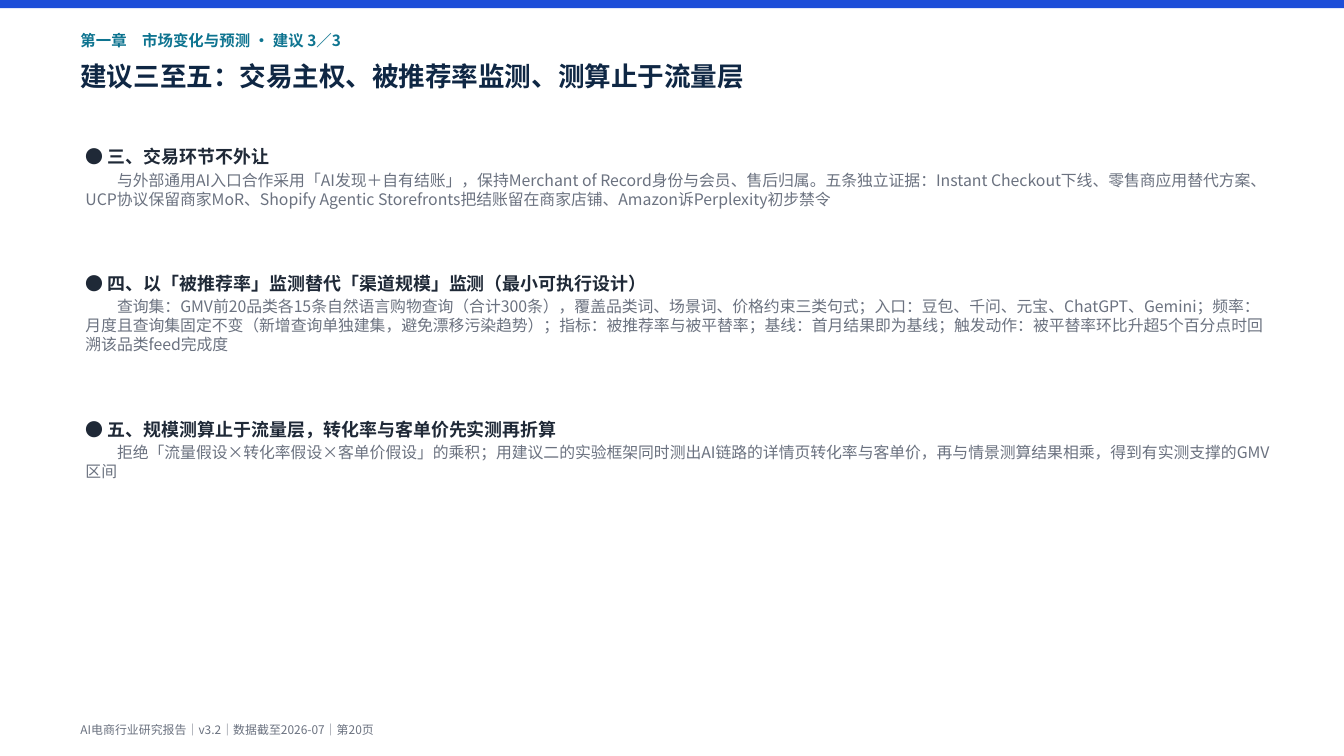
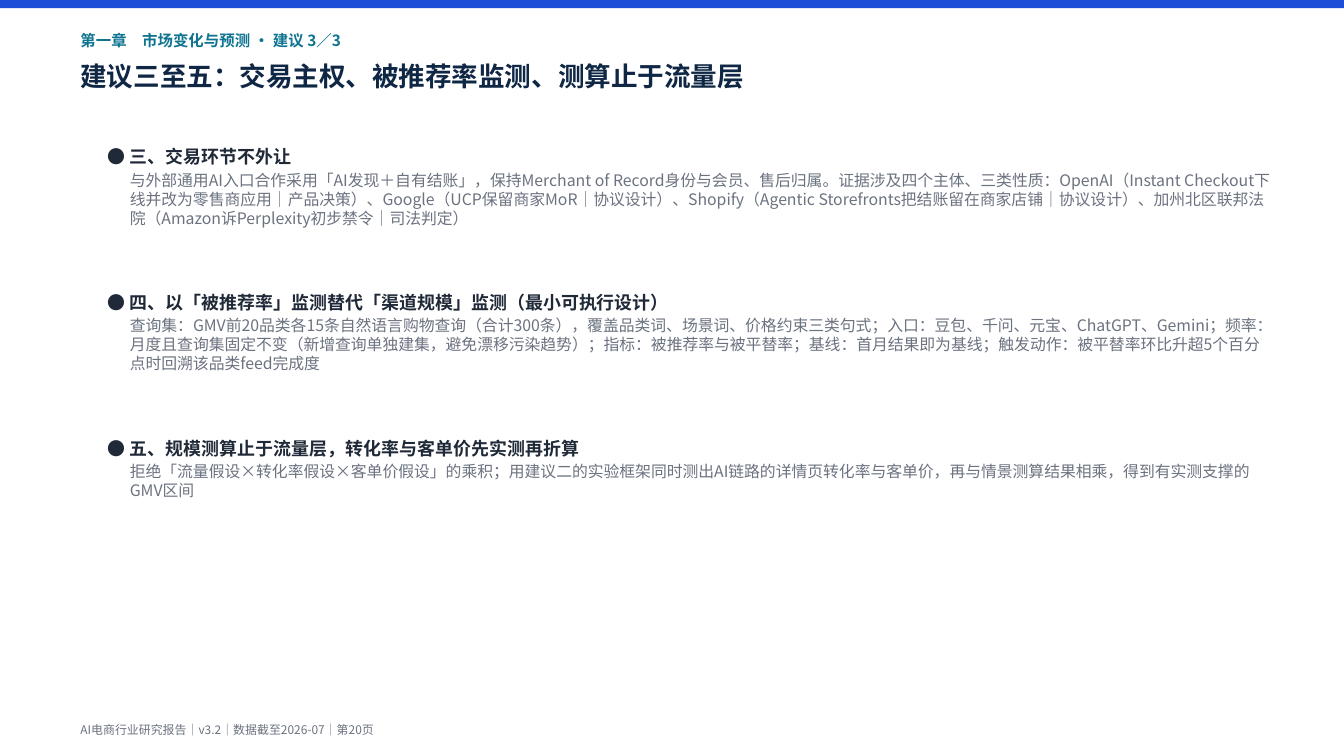
Before and after one commit to breeze2623-create/Aicommerce, a slide deck: slide 20 of report/AI电商行业研究报告.pptx. Drawn at 1344x756 pixels with LibreOffice and Linux fonts; fonts in the diff are those of the drawing. Boxes give left, top, right and bottom in pixels: in the first picture for what was removed or moved away, otherwise in the second. Text is boxed around its words. In the diff, an @@ line names an element or a change of style, - is before the commit and + after.

```diff
--- a/report/AI电商行业研究报告.pptx
+++ b/report/AI电商行业研究报告.pptx
@@ text at [130, 147, 1273, 497]: indent changed @@
@@ text at [130, 172, 1265, 228]: text changed @@
-与外部通用AI入口合作采用「AI发现＋自有结账」，保持Merchant of Record身份与会员、售后归属。五条独立证据：Instant Checkout下线、零售商应用替代方案、UCP协议保留商家MoR、Shopify Agentic Storefronts把结账留在商家店铺、Amazon诉Perplexity初步禁令
+与外部通用AI入口合作采用「AI发现＋自有结账」，保持Merchant of Record身份与会员、售后归属。证据涉及四个主体、三类性质：OpenAI（Instant Checkout下线并改为零售商应用｜产品决策）、Google（UCP保留商家MoR｜协议设计）、Shopify（Agentic Storefronts把结账留在商家店铺｜协议设计）、加州北区联邦法院（Amazon诉Perplexity初步禁令｜司法判定）
```
Also in this commit, not shown: 26 other slides changed, 1 slide added, 11 other files.
